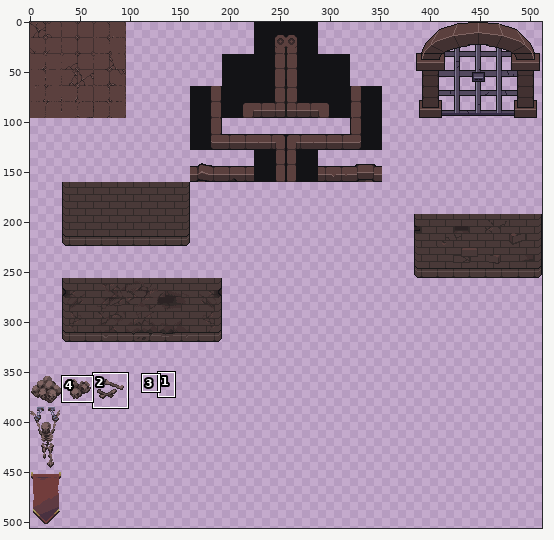
Pixel-art file, stored at Tilemap & Prop/Berserk/TilemapBerserk.aseprite. The picture above shows the old version from afar; the outline marks the close-up.
Close-up. As it was:
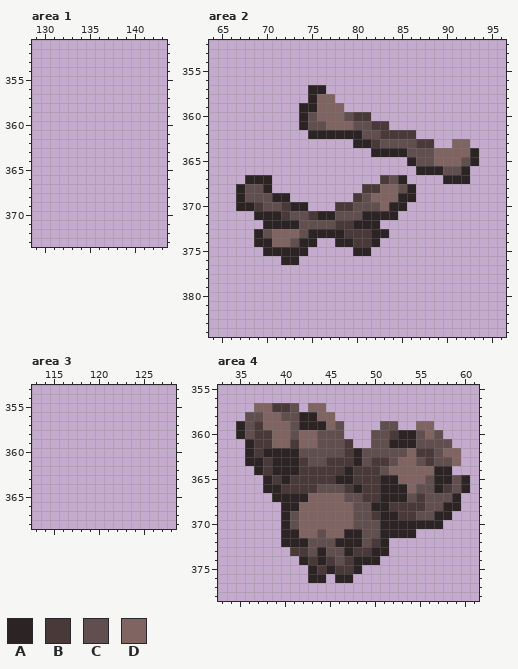
512x512 pixels, 1 frame. Colours within 5 levels of each other are drawn and written as one. Shown: area 1: x 129..143, y 351..373; area 2: x 64..96, y 352..384; area 3: x 113..128, y 353..368; area 4: x 33..61, y 355..378. The wide view leaves out empty margins. The commit also changed other parts of the picture, which this record leaves out.
Visible layers, top first: "props/bones", "props/skull heap 2", "props/skull heap 1", "props/hanged prisoner", "props/banner", "Tilesets/tiles_walls_unused", "Tilesets/tiles_walls", "Tilesets/tiles_floor", "Door/Up", "Door/Up Color", "Door/Down Copy", "Door/Down", "Door/Lock".
Palette (. is transparent): A #2c2324  B #493938  C #604f4e  D #7f6462
Pixels before, area 2, first column x 67:
357 ........AA.................
358 ........ADD................
359 .......AADDD...............
360 .......ACDDDCBB............
361 .......ACCDDDCCBB..........
362 ........AAAAAACCBBBB.......
363 .............AABCCCCBB..DD.
364 ...............AAAACCCDDDDA
365 ...................ACCDDDCA
366 ....................AAACCA.
367 .AAA............BCA....AAA.
368 ACCA..........BBDDCA.......
369 ACCCAA.......BCDDDAA.......
370 AABCCBAA...BBCCCDAA........
371 ..AAABCCBAACCCAAAA.........
372 ...AAAACCCCBBAAA...........
373 ..ACDDDCAAAABBBAA..........
374 ..AADDCAA..AABBA...........
375 ...AAAAA.....AA............
376 .....AA....................
Pixels before, area 4, first column x 35:
357 ..DDBBC.DD................
358 .CCDDCCAADD...............
359 ACBDDDCAAADC....CC..DD....
360 ACBBDDCDDCCC...CCBAACDC...
361 .ABBDDBDDCCCB..CCAAACCCC..
362 .ABAAAACCCCCBACCCCCDBBCDD.
363 .AABAAABCCBBBACBBCDDCBCCD.
364 ..ABAAABBBBBABBBCDDDDDAA..
365 ...ABABBBBBAABBBAADDDCAACA
366 ...AABBBBCCCBABBAAADCCABCA
367 ....AAAADDDDCCBBAAACBCCCA.
368 .....AADDDDDDCCAABBBBCCAA.
369 .....ACDDDDDDCCBAABBCCAA..
370 .....ACDDDDDDCCCAAAAAAA...
371 .....AADDCDDAACCAAAA......
372 .....AAACCCAAACBA.........
373 ......BBCACCABBAA.........
374 .......ABABCBAAA..........
375 ........ABABBA............
376 ........AA.AA.............
And afterwards:
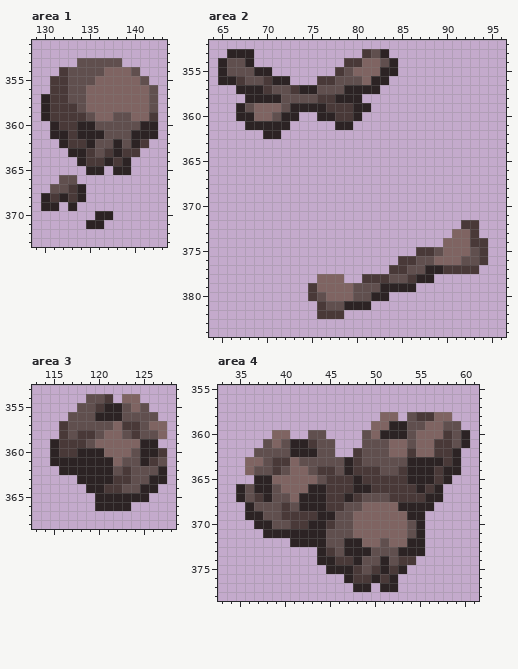
What changed:
layer "props/skulls 1" added
layer "props/skulls 2" added
Changed rows in their new state; - is an unchanged pixel.
Area 1, layer "props/skulls 2":
first column x 130:
353 ----CCCCC----
354 --BCCCCDDDC--
355 -BBCCCDDDDDC-
356 -BBCCDDDDDDDC
357 ABBCCDDDDDDDC
358 ABBBCDDDDDDDC
359 ABBBBCDDCCDDB
360 -ABBAACCCCCAA
361 -AABAAACCCAAA
362 --ABBACCACAB-
363 ---AABCBABB--
364 ----ABBABA---
365 -----AA-AA---
366 --CC---------
367 -CCBA--------
368 ABABA--------
369 AA-A---------
370 ------AA-----
371 -----AA------
Area 2, layer "props/bones":
first column x 65:
353 -AAA------------BCA-----------
354 ACCA----------BBDDCA----------
355 ACCCAA-------BCDDDAA----------
356 AABCCBAA---BBCCCDAA-----------
357 --AAABCCBA-CCCAAAA------------
358 ---AAAACCCCBBAAA--------------
359 --ACDDDCA--ABBBAA-------------
360 --AADDCAA..AABBA.-------------
361 ---AAAAA-....AA....-----------
362 -----AA---............--------
363 ---------------.........--..--
364 -----------------............-
365 ---------------------........-
366 ----------------------......--
367 ---...------------...----...--
368 --....----------......--------
369 --......-------.......--------
370 --........---........---------
371 ----................----------
372 -----.............---------BB-
373 ----...............-------DDB-
374 ----.......--.....-------DDDBB
375 -----.....-----..-----BBCDDDCB
376 -------..-----------BBCCDDDCCB
377 -------------------BBCCAABBBB-
378 -----------DDD--BBBCCBAA------
379 ----------BDDDDCCCAAAA--------
380 ----------BCDDDCCAA-----------
381 -----------BCCAAA-------------
382 -----------BBB----------------
Area 3, layer "props/skulls 1":
first column x 115:
354 ----CCB-DD---
355 ---CCBAACDC--
356 --CCCAAACCCC-
357 -BCCCCCDBBCDD
358 -BCBBCDDCBCCD
359 ABBBCDDDDDAA-
360 ABBAAADDDCAAB
361 AAAAAAADCCABC
362 -AAAAAACBCCCA
363 ---AAAABBCCAA
364 ----AABBCCAA-
365 -----AAAAAA--
366 -----AAAA----
Area 4, layer "props/skull heap 2":
first column x 35:
357 --.....-..----------------
358 -..........-----DD-CBBDD--
359 ............---DDAACC-DCC-
360 ....--..C-..--CDAA-CD-DBCA
361 -..C-CAAB--..-C--DDCDDBBCA
362 -.CCCC-AA--..B---DDBDDBBA-
363 -DDCBBDC--CCAB-CC-CAAAABA-
364 -DCCBCDDC--C-----CBAAAB-A-
365 --A-DDDDDC-BBA--BBBAAAB-..
366 ACA-CDDDAABB--A-BBBBAB-...
367 ACBACCD-AABBABCCCBBB-AA..-
368 -ACCCBCAAABBC-DDDDAAAA...-
369 -AACCBBBBAACCDDDDDDAA...--
370 --AACCBBAABCCDDDDDDC-..---
371 ---AA--AAACCCDDDDDDCA-----
372 -----.--AA-C--DDCDDAA-----
373 ------...-B--AACCCAAA-----
374 -------..-AB--CCACBB------
375 --------..-AABCBABA-------
376 --------..-.-BBABA--------
377 -------------AA-AA--------
